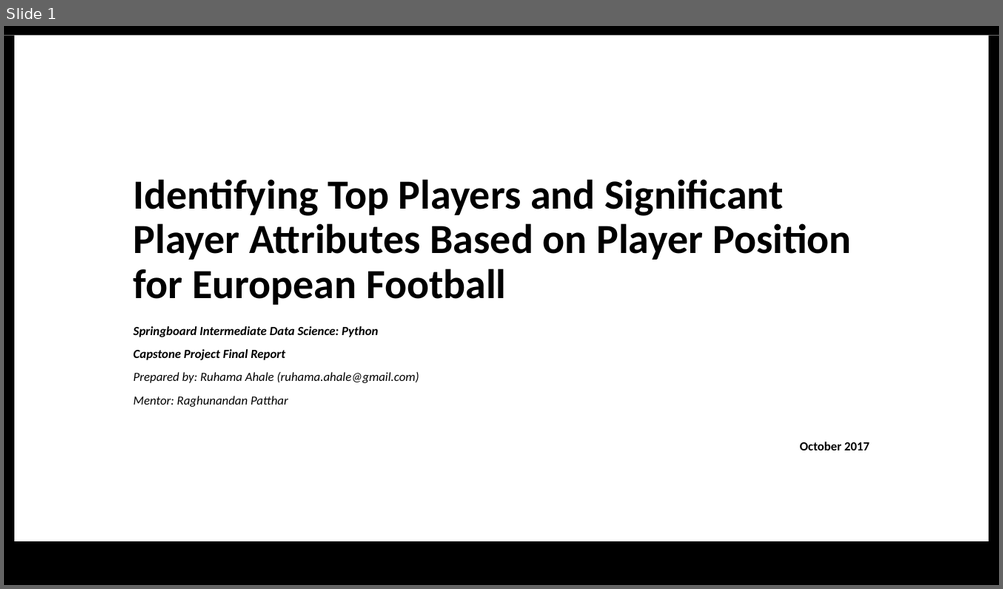
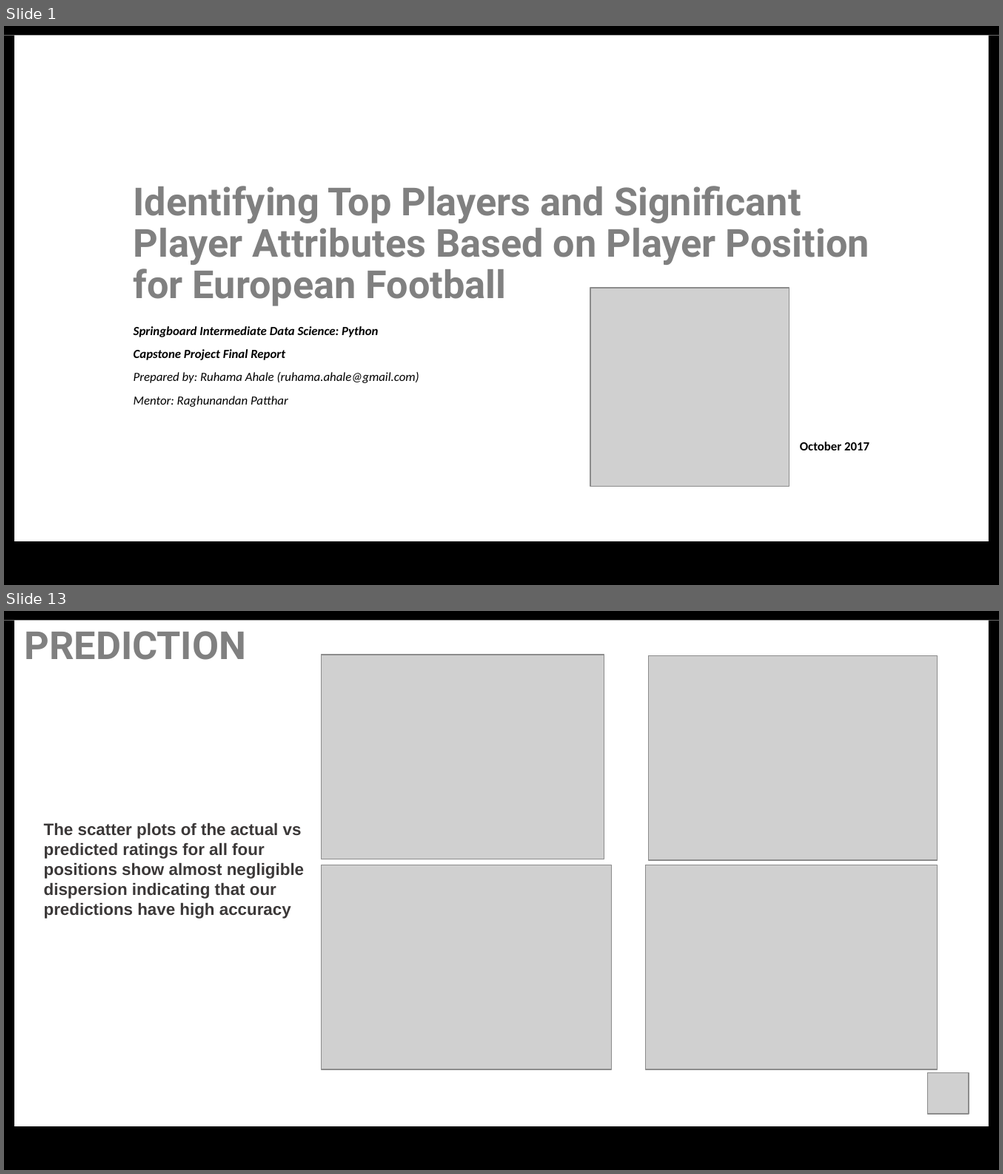
Before and after one commit to ruhama-ahale/soccer_project, a slide deck: Capstone_Final_Report/capstone_project_slide_soccer.pptx. Shown one above the other, each under a label of ours: slide 1 before the commit, slides 1 and 13 after it; the slides between them are not shown. The pictures are 1003x589 and 1003x1174 pixels, drawn with LibreOffice and Linux fonts; fonts in the diff are those of the drawing; grey boxes stand for pictures. Boxes give left, top, right and bottom in pixels: in the first picture for what was removed or moved away, otherwise in the second. Text is boxed around its words. In the diff, an @@ line names an element or a change of style, - is before the commit and + after.

```diff
--- a/Capstone_Final_Report/capstone_project_slide_soccer.pptx
+++ b/Capstone_Final_Report/capstone_project_slide_soccer.pptx
@@ slide 13 added at (4, 611, 999, 1170), background #FFFFFF; not listed: 4 template elements that a slide beside it also shows @@
@@ text added at (25, 631, 246, 660), 28 pt, text #808080, bold @@
+PREDICTION
@@ text added at (44, 823, 304, 919), 12 pt, text #3B3838, bold @@
+The scatter plots of the actual vs predicted ratings for all four positions show almost negligible dispersion indicating that our predictions have high accuracy
@@ group added at (321, 655, 937, 1070): 4 pictures @@
@@ picture added at (927, 1073, 967, 1114) @@
@@ slide 1 changed as well @@
@@ title "Identifying Top Players and Significant ..." at (134, 186, 869, 306): size 30 to 28 pt, font Calibri to Roboto, text colour #000000 to #808080 @@
@@ picture added at (590, 287, 788, 486) @@
```
Also in this commit, not shown: 4 other slides changed, 21 other slides added, 6 slides removed, 10 other files.
